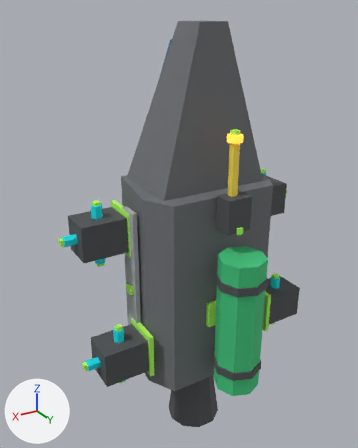
The glTF model Assets/Art/PrototypeShipKit/DemoShips/demo_scout_mk1.glb, before and after one commit.
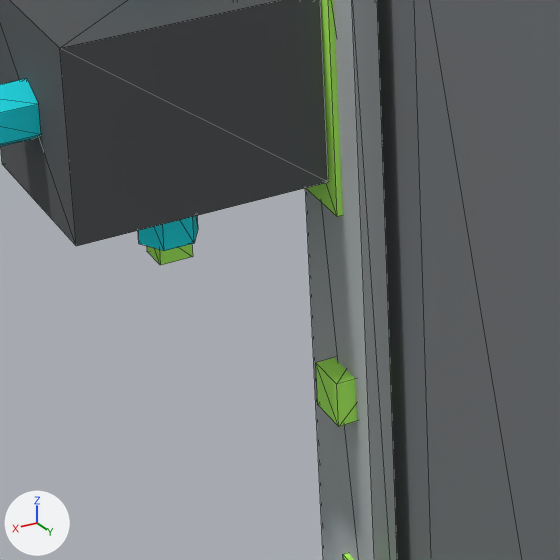
The first picture shows the older version from a 50 mm lens placed at (2.54, 3.91, 2.53), pointed at (0.17, -0.05, 0.56). The close-ups show the older and then the newer version on the part from 20% to 47% of the width and 49% to 71% of the height of that picture. Only the edits that show in the close-ups are written down. The lights are fixed; the arrows at lower left show +X, +Y and +Z. The close-ups show mesh edges as thin lines. Where no turn or scale is listed for an object, it has been applied to the vertices.

In view in the first close-up: 'DEMO_Scout_Mk1_GEO_Hull_Core_Faceted', 'DEMO_Scout_Mk1_GEO_Hull_Core_Right_Rib', 'DEMO_Scout_Mk1_GEO_RCS_Nozzle_Back.002', 'DEMO_Scout_Mk1_GEO_RCS_Nozzle_Right', 'DEMO_Scout_Mk1_GEO_RCS_Pod_Body.002', 'DEMO_Scout_Mk1_RCS_Hardpoint_Right_Front', 'DEMO_Scout_Mk1_VIS_PART_Hull_Core_Mk1_CONN_RIGHT' and 2 more.
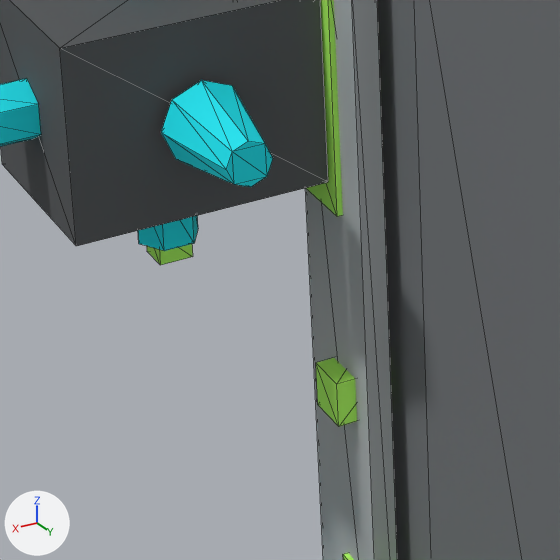
Where the change shows, as pixel boxes [x1, y1, x2, y2] in the close-ups (560 x 560 px):
'DEMO_Scout_Mk1_GEO_RCS_Nozzle_Down.002', added (cyan): after [161, 80, 273, 187]

Patch to the scene script:
```diff
--- a/Assets/Art/PrototypeShipKit/DemoShips/demo_scout_mk1.glb.py
+++ b/Assets/Art/PrototypeShipKit/DemoShips/demo_scout_mk1.glb.py
@@ me_demo_scout_mk1_geo_rcs_nozzle_down_002_mesh @@
+me_demo_scout_mk1_geo_rcs_nozzle_down_002_mesh.from_pydata(...)  # an 8-sided cut cone along y (radius 0.075 at the low end, 0.04 at the high end) spanning x -0.075..0.075, y -0.09..0.09, z -0.075..0.075
+me_demo_scout_mk1_geo_rcs_nozzle_down_002_mesh.materials.append(mat_mat_rcs_cyan)  # cyan #00e5f1
@@ ob_demo_scout_mk1_geo_rcs_nozzle_down_002 @@
+ob_demo_scout_mk1_geo_rcs_nozzle_down_002 = bpy.data.objects.new('DEMO_Scout_Mk1_GEO_RCS_Nozzle_Down.002', me_demo_scout_mk1_geo_rcs_nozzle_down_002_mesh)
+ob_demo_scout_mk1_geo_rcs_nozzle_down_002.location = (0.985, 0.105, 0.58)
```
